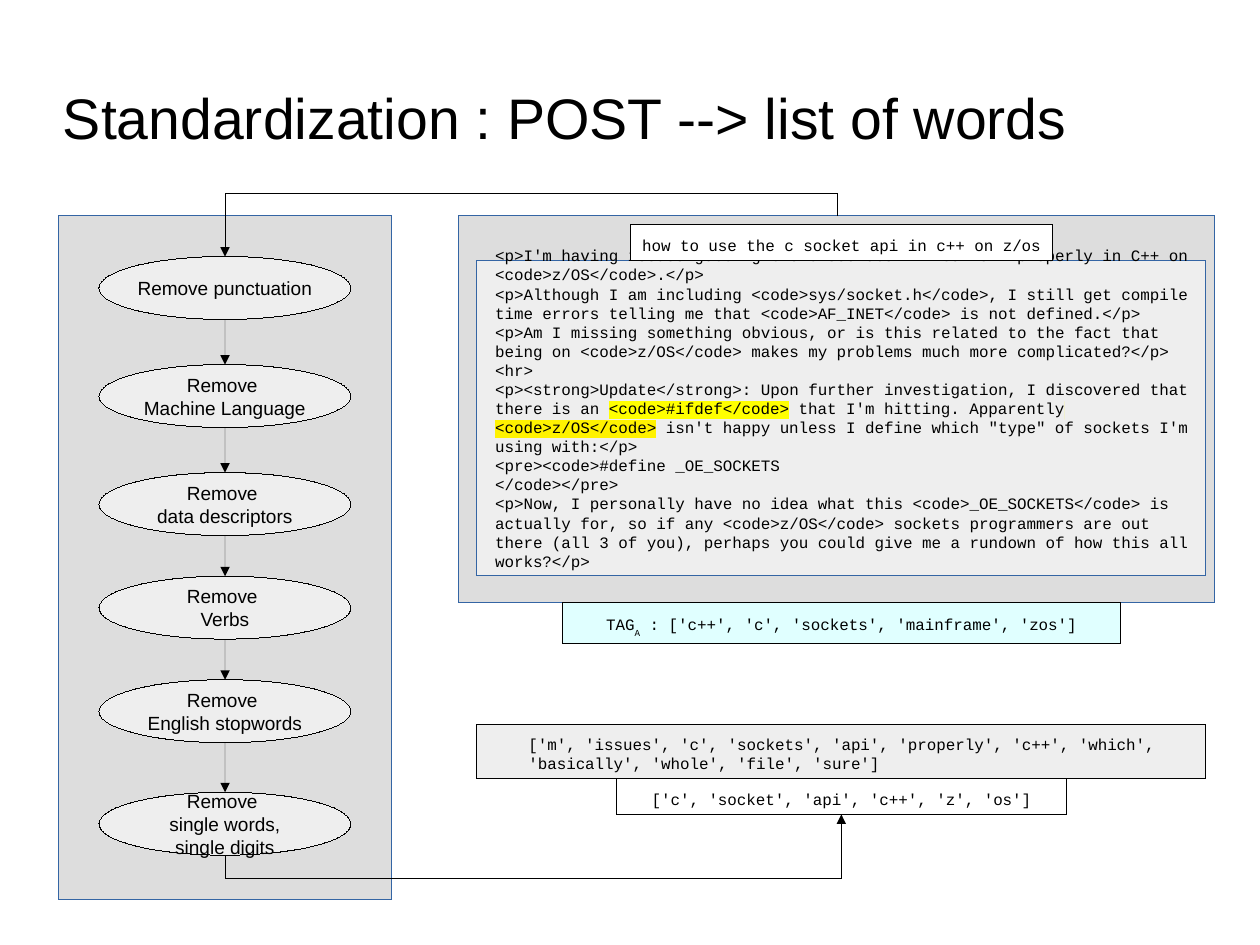
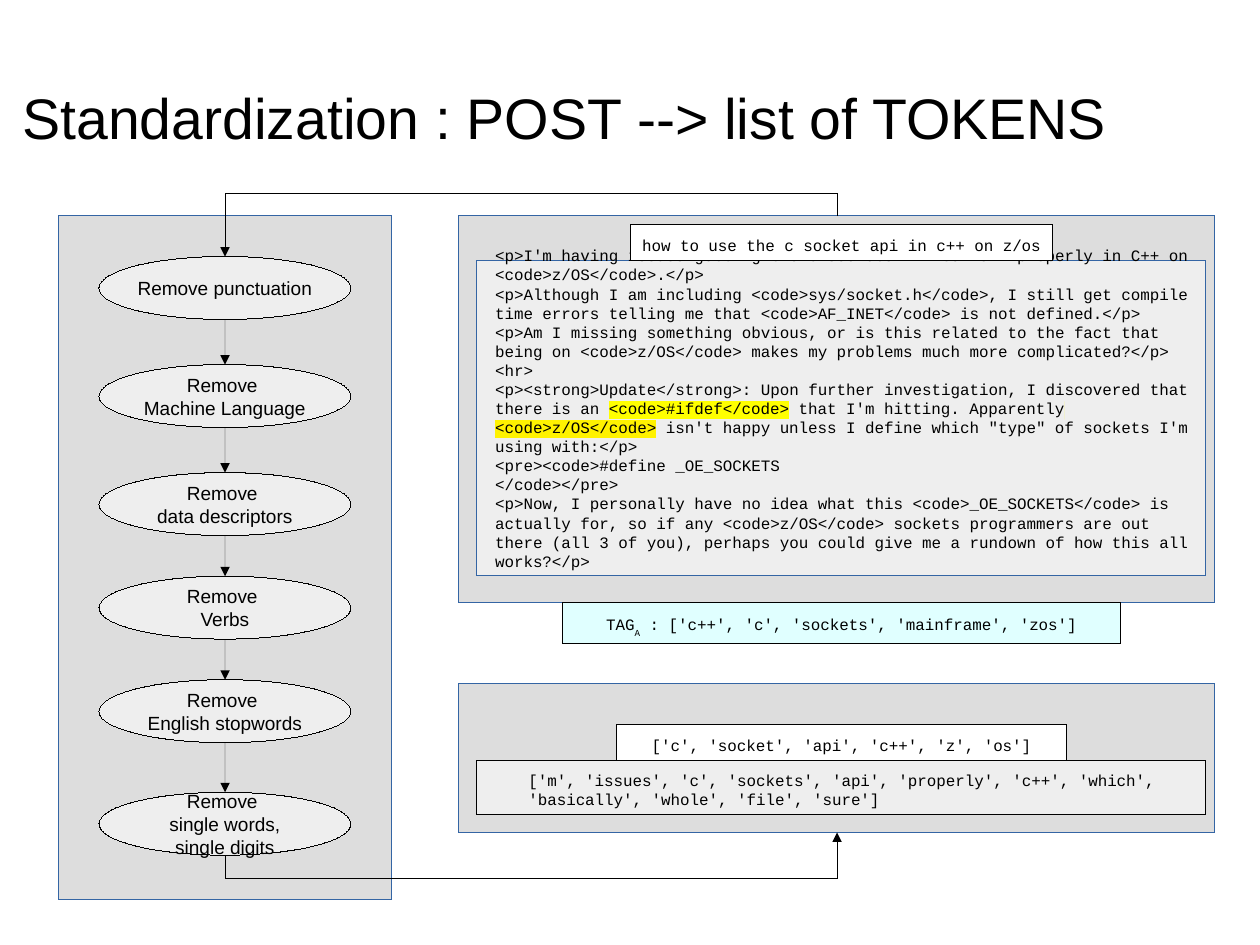
Before and after one commit to dataforcast/OC_Datascientist, a slide deck: slide 5 of P6/report/Openclassrooms_ParcoursDatascientist_P6-V1.odp. Drawn at 1260x945 pixels with LibreOffice and Linux fonts; fonts in the diff are those of the drawing; background and template pictures are left out. Boxes give left, top, right and bottom in pixels: in the first picture for what was removed or moved away, otherwise in the second. Text is boxed around its words. In the diff, an @@ line names an element or a change of style, - is before the commit and + after.

```diff
--- a/P6/report/Openclassrooms_ParcoursDatascientist_P6-V1.odp
+++ b/P6/report/Openclassrooms_ParcoursDatascientist_P6-V1.odp
@@ title at (x1=22, y1=97, x2=1106, y2=140): text changed @@
-Standardization : POST --> list of words
+Standardization : POST --> list of TOKENS
@@ rectangle added at (x1=460, y1=684, x2=1215, y2=832), fill #DDDDDD, outline #3465A4 0 pt @@
@@ rectangle "['c', 'socket', 'api', 'c++', 'z', ..." moved from (x1=616, y1=779, x2=1067, y2=814) to (x1=616, y1=725, x2=1067, y2=760) @@
@@ rectangle "['m', 'issues', 'c', 'sockets', 'api', ..." moved from (x1=477, y1=725, x2=1206, y2=779) to (x1=477, y1=760, x2=1206, y2=814) @@
@@ elbow arrow moved from (225, 855) - (842, 815) to (225, 855) - (837, 832) @@
```
Also in this commit, not shown: 17 other slides changed, 2 slides added, 1 slide removed, 6 other files.
